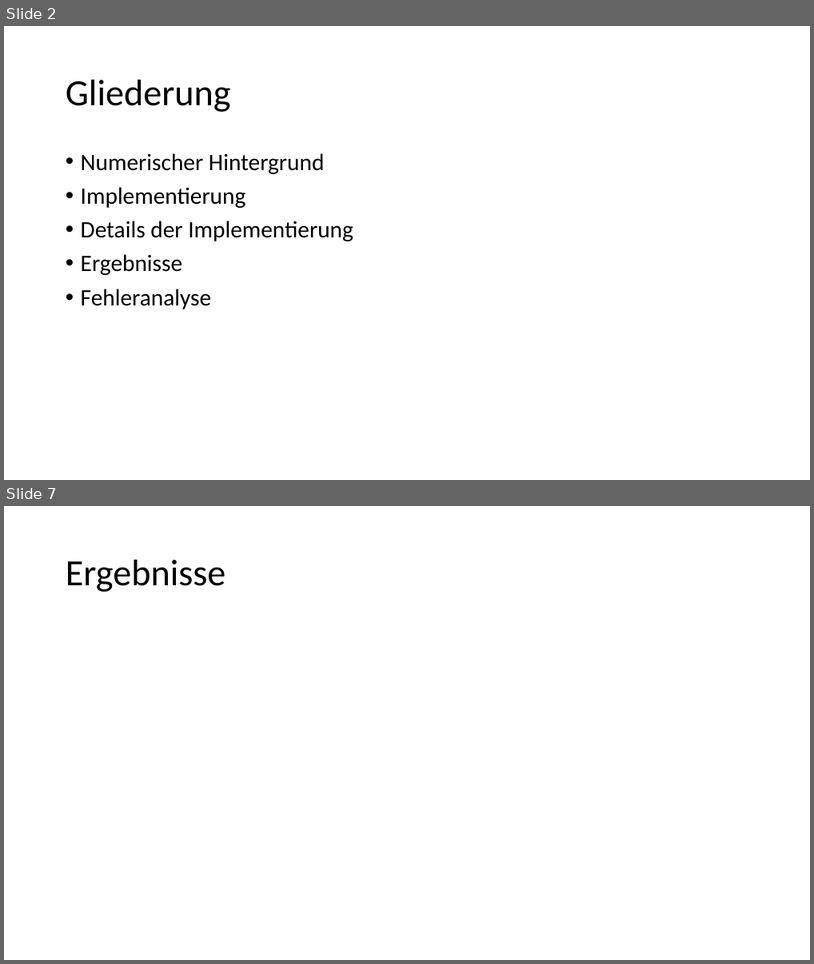
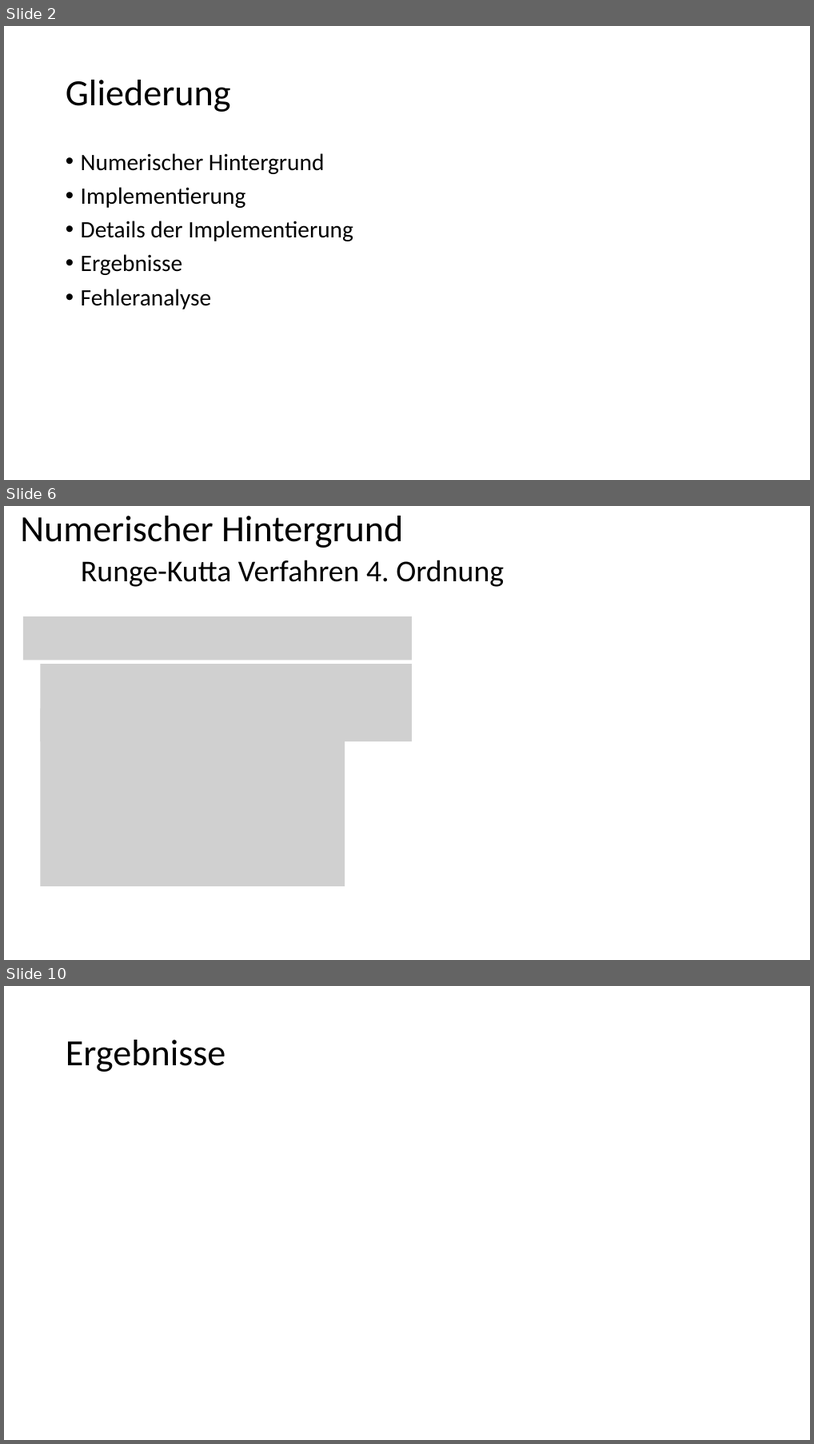
Before and after one commit to JMennenga/Numerik, a slide deck: Wirbelströmungen.pptx. Shown one above the other, each under a label of ours: slides 2 and 7 before the commit, slides 2, 6 and 10 after it; the slides between them are not shown. The pictures are 814x964 and 814x1444 pixels, drawn with LibreOffice and Linux fonts; fonts in the diff are those of the drawing; grey boxes stand for pictures. Boxes give left, top, right and bottom in pixels: in the first picture for what was removed or moved away, otherwise in the second. Text is boxed around its words. In the diff, an @@ line names an element or a change of style, - is before the commit and + after.

```diff
--- a/Wirbelströmungen.pptx
+++ b/Wirbelströmungen.pptx
@@ slide 6 added at [4,506,810,960], background #FFFFFF @@
@@ title added at [20,516,504,587], 36 pt, text #000000 @@
+Numerischer Hintergrund
+Runge-Kutta Verfahren 4. Ordnung
@@ picture added at [23,616,412,660] @@
@@ picture added at [40,664,412,741] @@
@@ picture added at [40,708,345,886] @@
@@ what was slide 7 is now slide 10 @@
```
Also in this commit, not shown: 3 slides changed, 6 other slides added, 2 slides removed.
